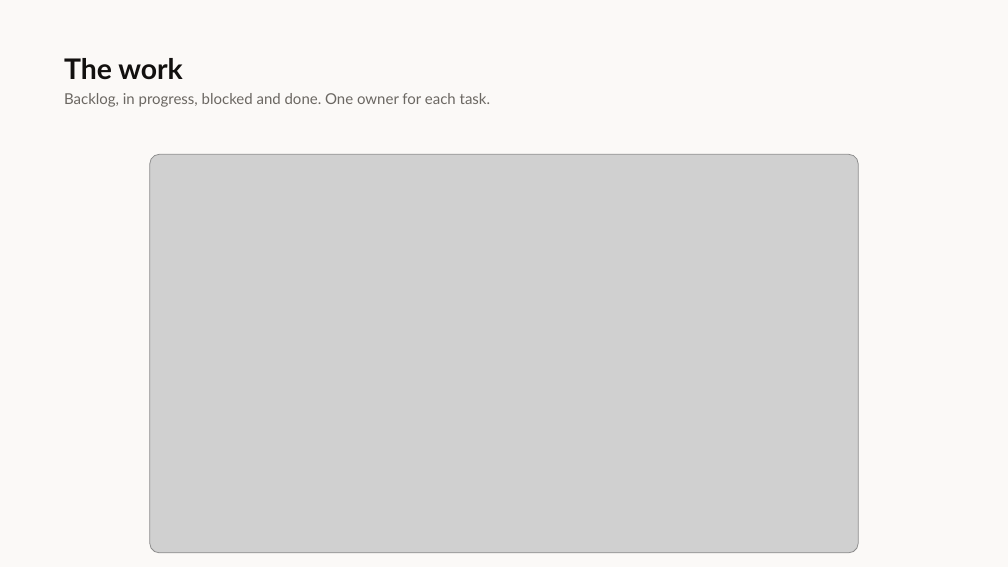
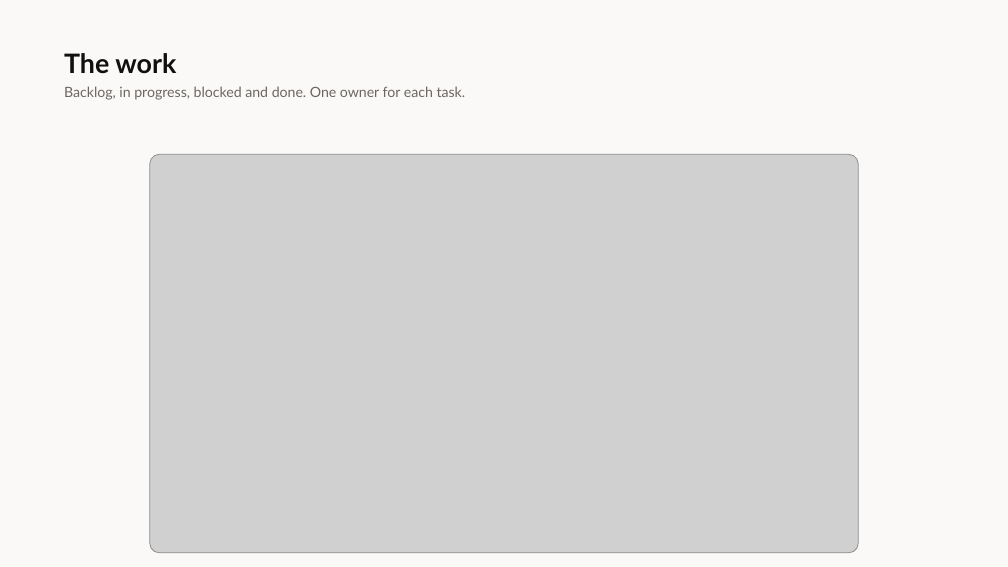
Before and after one commit to Herman-Gathege/Mshikaki-Meetings-App, a slide deck: slide 10 of docs/presentations/Mshikaki-Walkthrough.pptx. Drawn at 1008x567 pixels with LibreOffice and Linux fonts; fonts in the diff are those of the drawing; grey boxes stand for pictures. Boxes give left, top, right and bottom in pixels: in the first picture for what was removed or moved away, otherwise in the second. Text is boxed around its words. In the diff, an @@ line names an element or a change of style, - is before the commit and + after.

```diff
--- a/docs/presentations/Mshikaki-Walkthrough.pptx
+++ b/docs/presentations/Mshikaki-Walkthrough.pptx
@@ text "The work" at (x1=64, y1=53, x2=176, y2=74): size 27 to 25.5 pt @@
@@ text "Backlog, in progress, blocked and ..." at (x1=64, y1=86, x2=466, y2=100): size 14.2 to 13.5 pt @@
```
Also in this commit, not shown: 7 other slides changed, 6 slides added, 5 slides removed.
